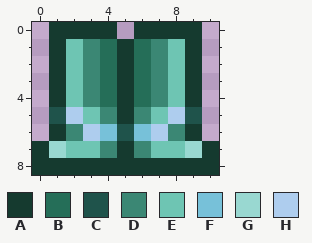
Pixel-art sprite -- Content/Items/Armor/Multihead/Aquamarine/AquamarineLegs.png. The picture above is the old version.
The file is 22x18 pixels, drawn in blocks of 2x2; one block is one cell here.
Palette (. is transparent): A #153a2f  B #256e58  C #1f534b  D #3b8774  E #6ec5b3  F #77c1d9  G #99d8d1  H #aecdee
Pixels before, first column x 0:
0 .AAAA.AAAA.
1 .AEDBABDEA.
2 .AEDBABDEA.
3 .AEDBABDEA.
4 .AEDBABDEA.
5 .CHEDADEHC.
6 .ADHFCFHDA.
7 AGEEDADEEGA
8 AAAAAAAAAAA
And afterwards:
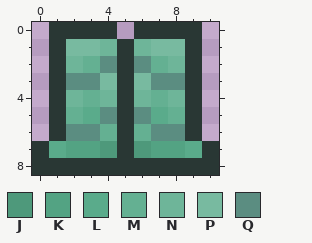
Colours new in this view: J #4e997b  K #53a383  L #5aab8b  M #64b092  N #6eb599  P #78baa0  Q #5b8d81
From old to new:
Colour A changes from #153a2f to #293734.
The author changed colour C to colour A in row 5 at x 1 and 9; in row 6 at x 5.
The author changed colour D to colour J in row 7 at x 4 and 6.
The author changed colour E to colour K in row 7 at x 2 to 3 and 7 to 8.
The author changed colour E to colour L in row 5 at x 3 and 7.
The author changed colour G to colour L in row 7 at x 1 and 9.
The author changed colour D to colour M in row 2 at x 3 and 7; in row 4 at x 3 and 7.
The author changed colour F to colour M in row 6 at x 4 and 6.
The author changed colour H to colour M in row 5 at x 2 and 8.
The author changed colour B to colour N in row 1 at x 4 and 6; in row 4 at x 4 and 6.
The author changed colour E to colour N in row 2 at x 2 and 8; in row 4 at x 2 and 8.
The author changed colour B to colour P in row 3 at x 4 and 6.
The author changed colour D to colour P in row 1 at x 3 and 7.
The author changed colour E to colour P in row 1 at x 2 and 8.
The author changed colour B to colour Q in row 2 at x 4 and 6.
The author changed colour D to colour Q in row 3 at x 3 and 7; in row 5 at x 4 and 6; in row 6 at x 2 and 8.
The author changed colour E to colour Q in row 3 at x 2 and 8.
The author changed colour H to colour Q in row 6 at x 3 and 7.
